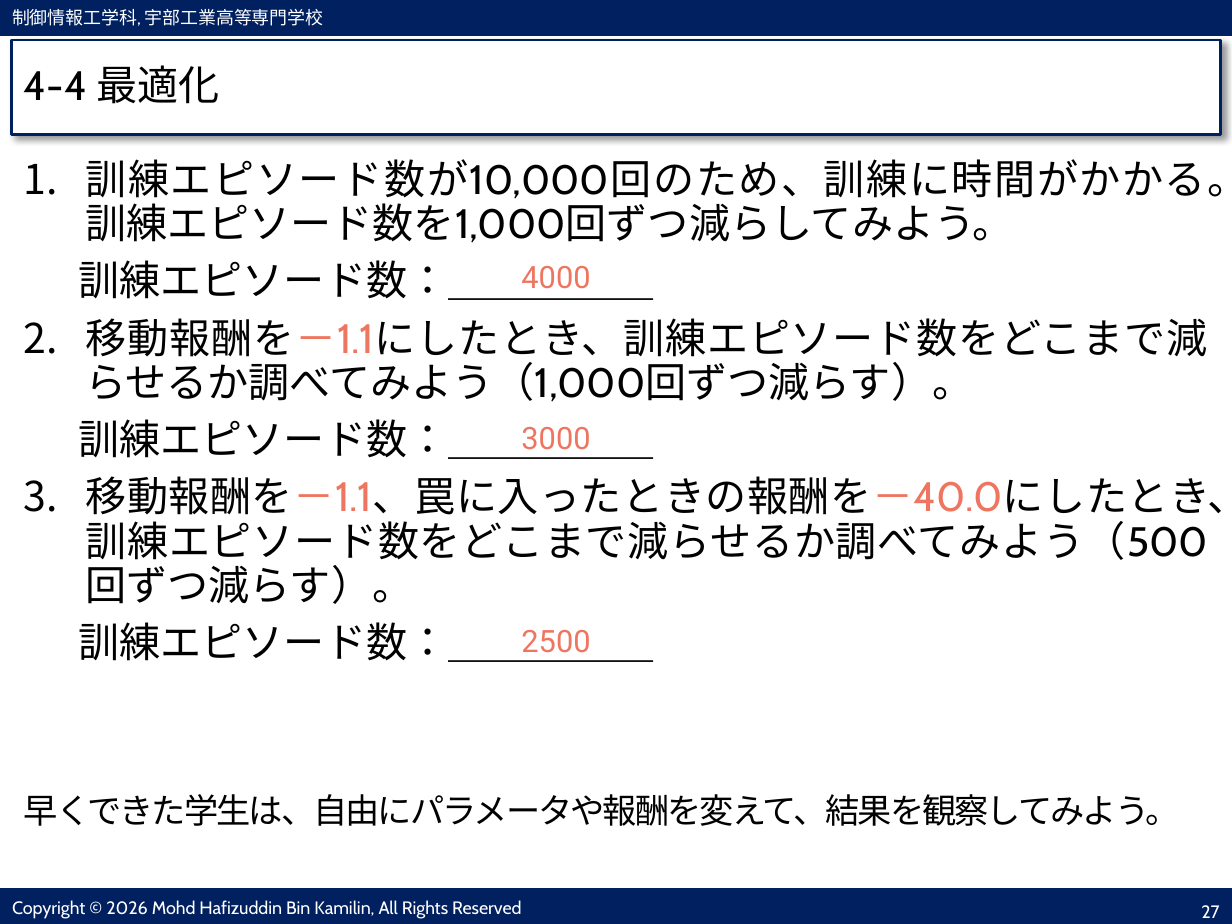
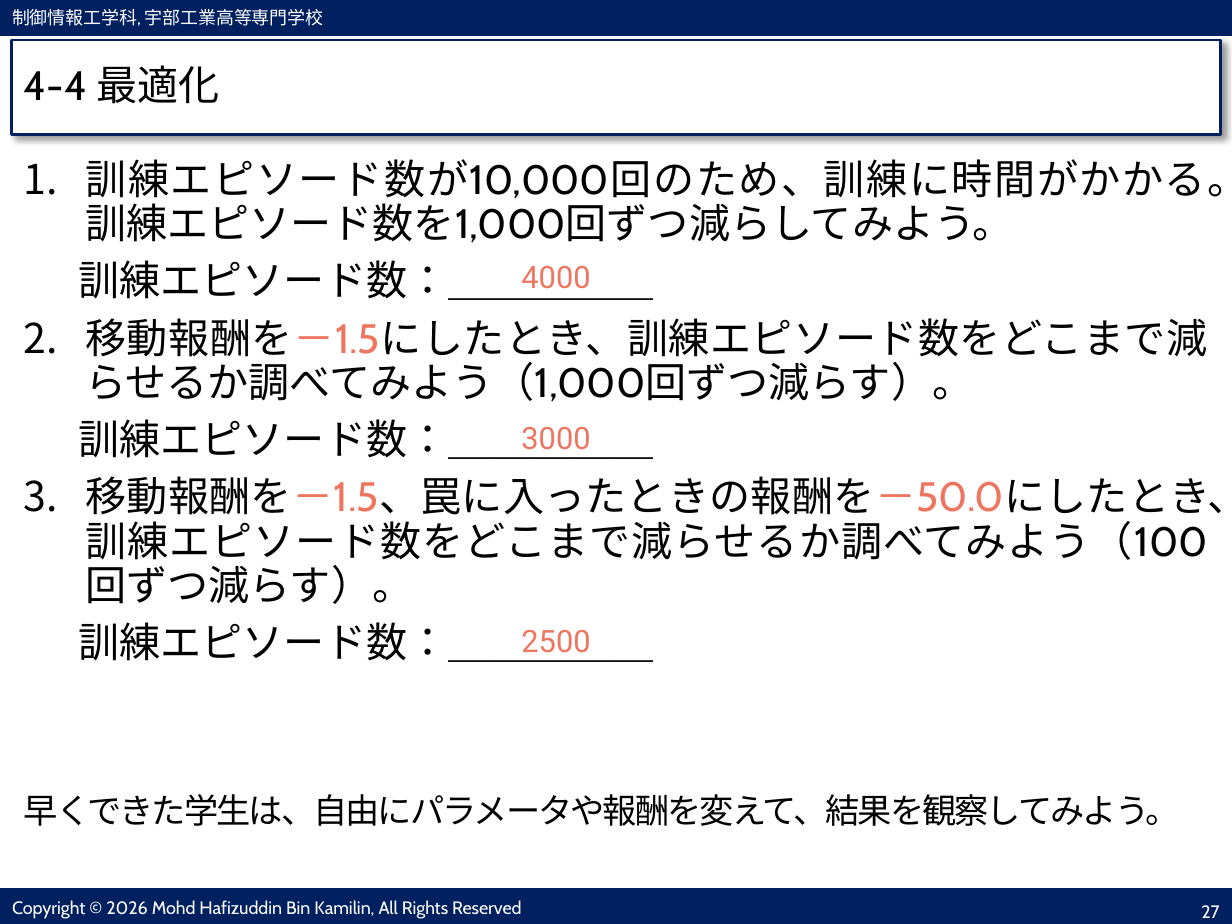
Before and after one commit to ise-nituc/q_learning, a slide deck: slide 27 of doc/スライド.pptx. Drawn at 1232x924 pixels with LibreOffice and Linux fonts; fonts in the diff are those of the drawing. Boxes give left, top, right and bottom in pixels: in the first picture for what was removed or moved away, otherwise in the second. Text is boxed around its words. In the diff, an @@ line names an element or a change of style, - is before the commit and + after.

```diff
--- a/doc/スライド.pptx
+++ b/doc/スライド.pptx
@@ text at (85,318,1207,402): text changed @@
-2. 移動報酬を－1.1にしたとき、訓練エピソード数をどこまで減らせるか調べてみよう（1,000回ずつ減らす）。
+2. 移動報酬を－1.5にしたとき、訓練エピソード数をどこまで減らせるか調べてみよう（1,000回ずつ減らす）。
@@ text at (85,476,1232,604): text changed @@
-3. 移動報酬を－1.1、罠に入ったときの報酬を－40.0にしたとき、訓練エピソード数をどこまで減らせるか調べてみよう（500回ずつ減らす）。
+3. 移動報酬を－1.5、罠に入ったときの報酬を－50.0にしたとき、訓練エピソード数をどこまで減らせるか調べてみよう（100回ずつ減らす）。
```
Also in this commit, not shown: 2 other slides changed, 13 other files.
